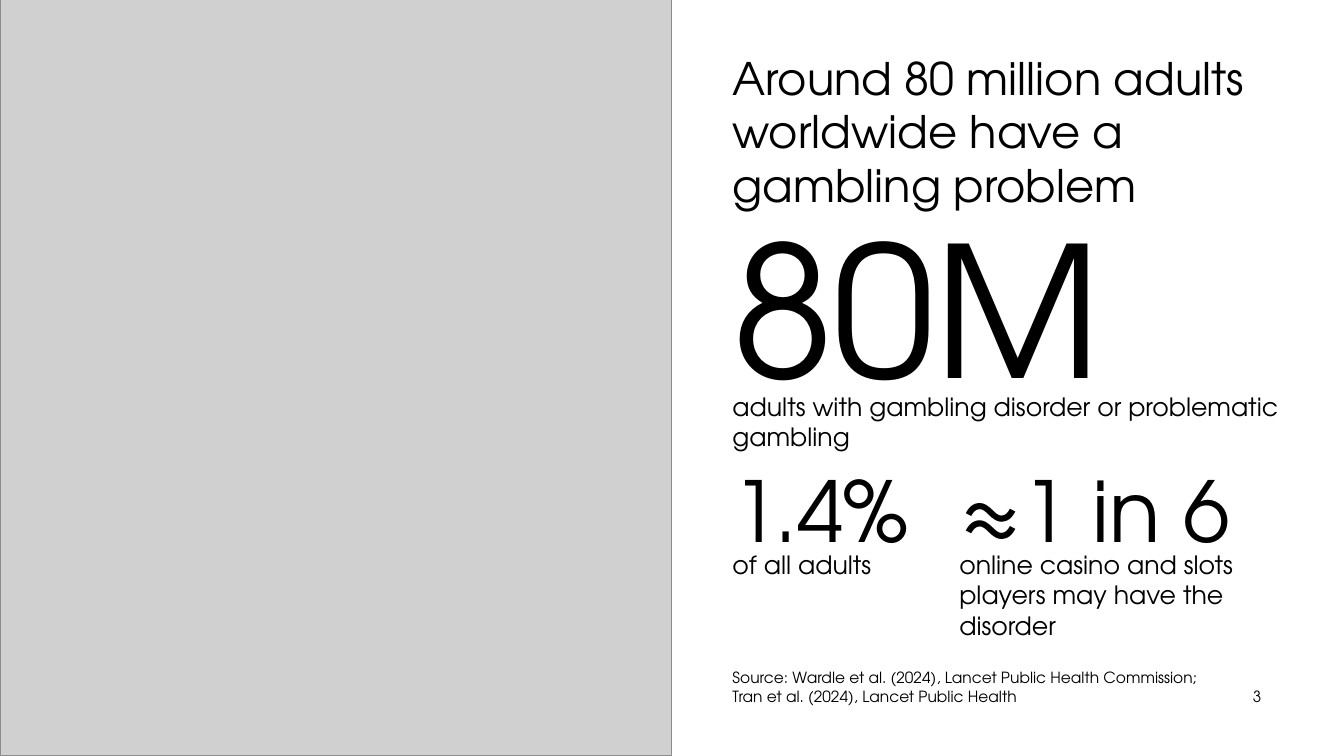
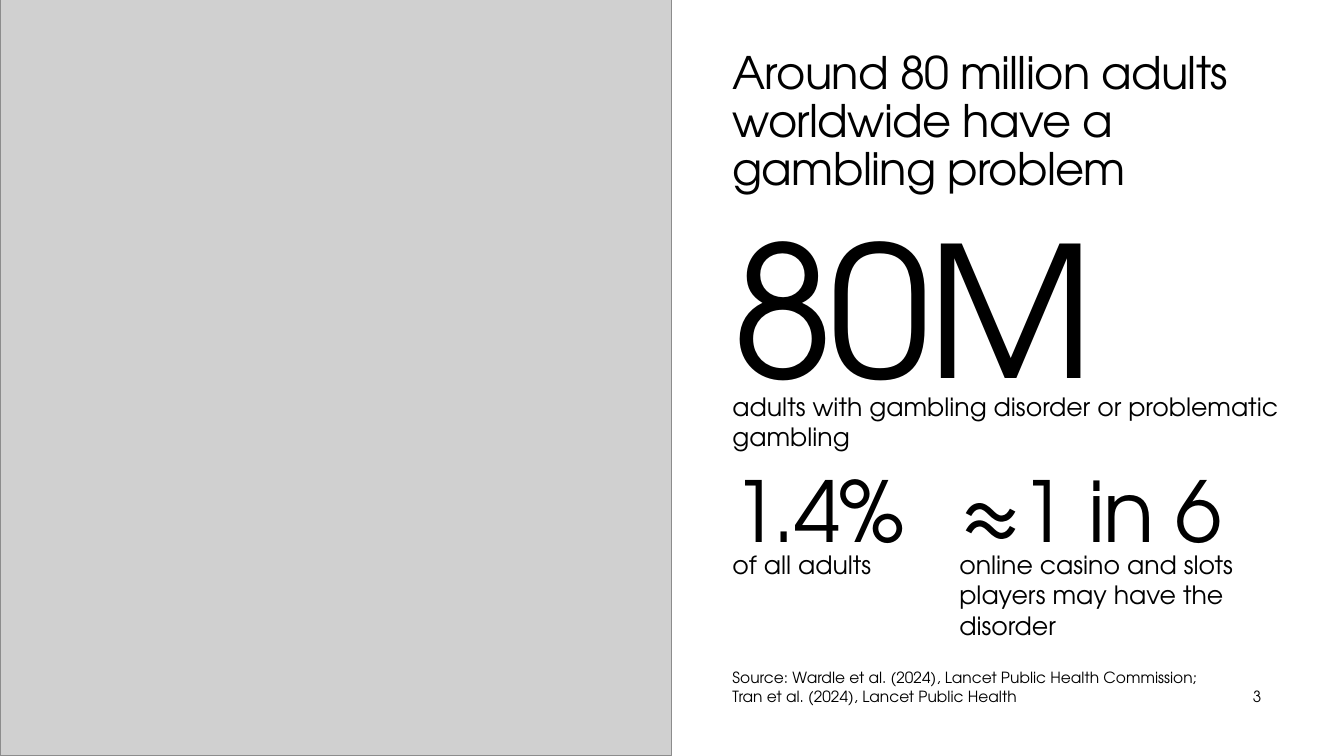
Before and after one commit to matisqaceme/Study, a slide deck: slide 3 of psychology/gambling-disorder/Gambling_Disorder_9990.pptx. Drawn at 1344x756 pixels with LibreOffice and Linux fonts; fonts in the diff are those of the drawing; grey boxes stand for pictures. Boxes give left, top, right and bottom in pixels: in the first picture for what was removed or moved away, otherwise in the second. Text is boxed around its words. In the diff, an @@ line names an element or a change of style, - is before the commit and + after.

```diff
--- a/psychology/gambling-disorder/Gambling_Disorder_9990.pptx
+++ b/psychology/gambling-disorder/Gambling_Disorder_9990.pptx
@@ title "Around 80 million adults worldwide ..." at [732, 55, 1228, 195]: letter spacing 0 to -0.5 pt; line spacing 1 to 0.9 @@
@@ text "80M" at [732, 189, 1094, 452]: letter spacing 0 to -2.5 pt @@
@@ text "1.4%" at [732, 479, 904, 575]: letter spacing 0 to -1 pt @@
@@ text "≈1 in 6" at [959, 480, 1222, 575]: letter spacing 0 to -1 pt @@
```
Also in this commit, not shown: 7 other slides changed, 16 other files.
